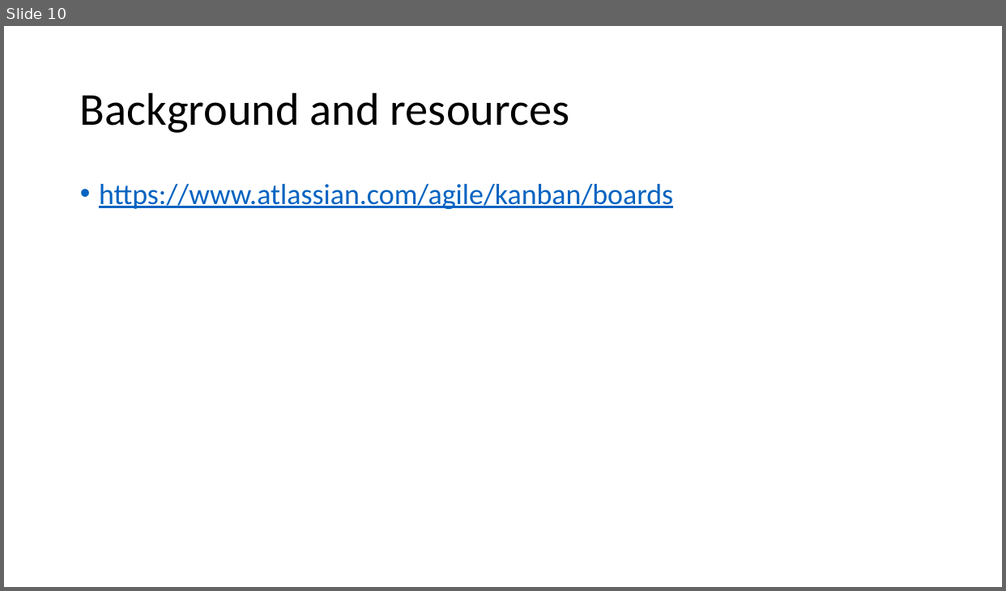
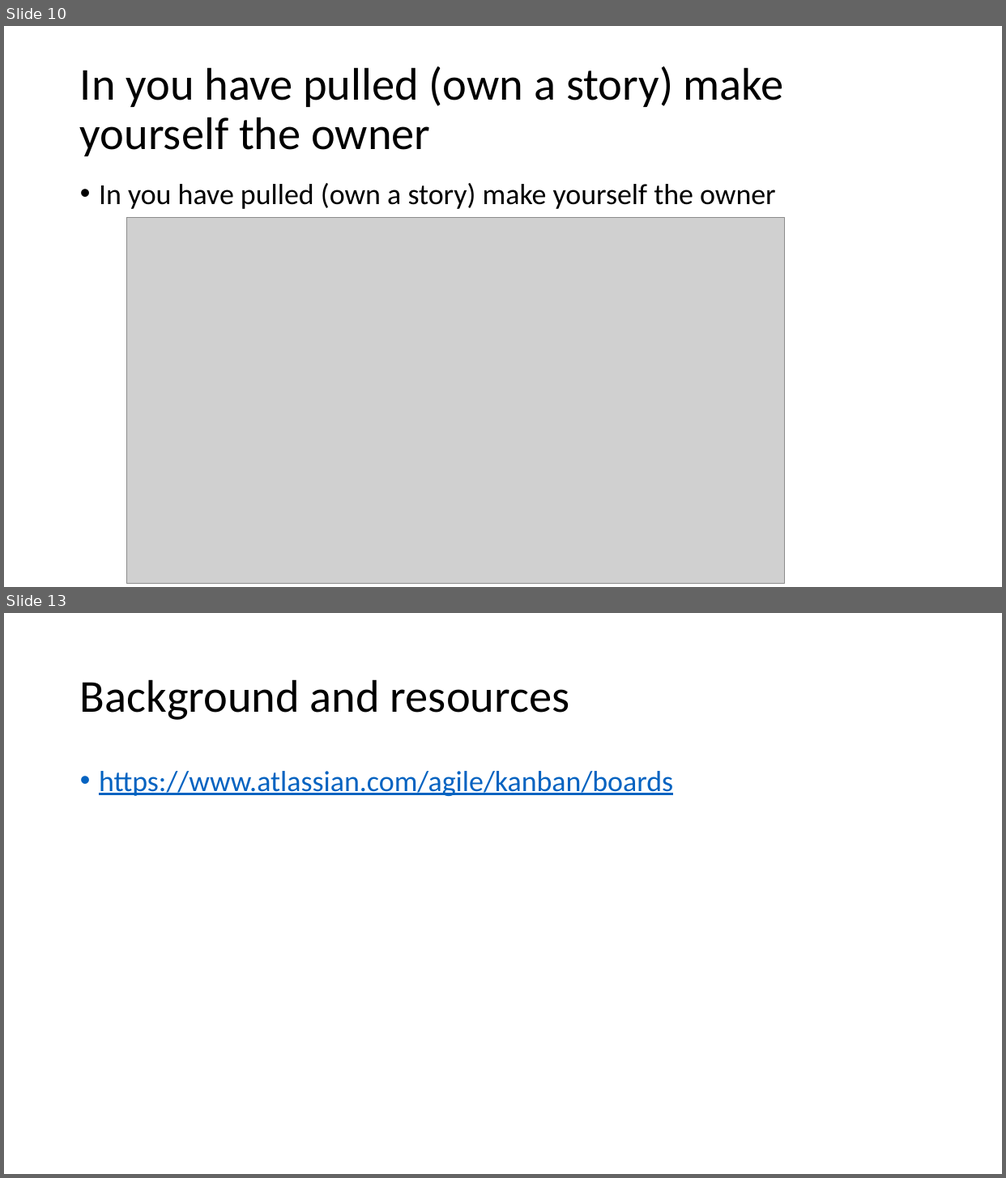
Before and after one commit to mschray/IPro497Sample, a slide deck: Course Content/What is Kanban (101).pptx. Shown one above the other, each under a label of ours: slide 10 before the commit, slides 10 and 13 after it; the slides between them are not shown. The pictures are 1006x591 and 1006x1178 pixels, drawn with LibreOffice and Linux fonts; fonts in the diff are those of the drawing; grey boxes stand for pictures. Boxes give left, top, right and bottom in pixels: in the first picture for what was removed or moved away, otherwise in the second. Text is boxed around its words. In the diff, an @@ line names an element or a change of style, - is before the commit and + after.

Commit message:
Add files via upload
Updates

```diff
--- a/Course Content/What is Kanban (101).pptx
+++ b/Course Content/What is Kanban (101).pptx
@@ slide 10 added at bbox=[4, 26, 1002, 587], background #FFFFFF @@
@@ title added at bbox=[80, 66, 784, 156], 44 pt, text #000000 @@
+In you have pulled (own a story) make yourself the owner
@@ text added at bbox=[99, 183, 776, 209], 28 pt, text #000000 @@
+• In you have pulled (own a story) make yourself the owner
@@ picture added at bbox=[127, 218, 785, 584] @@
@@ what was slide 10 is now slide 13 @@
```
Also in this commit, not shown: 2 other slides added.
